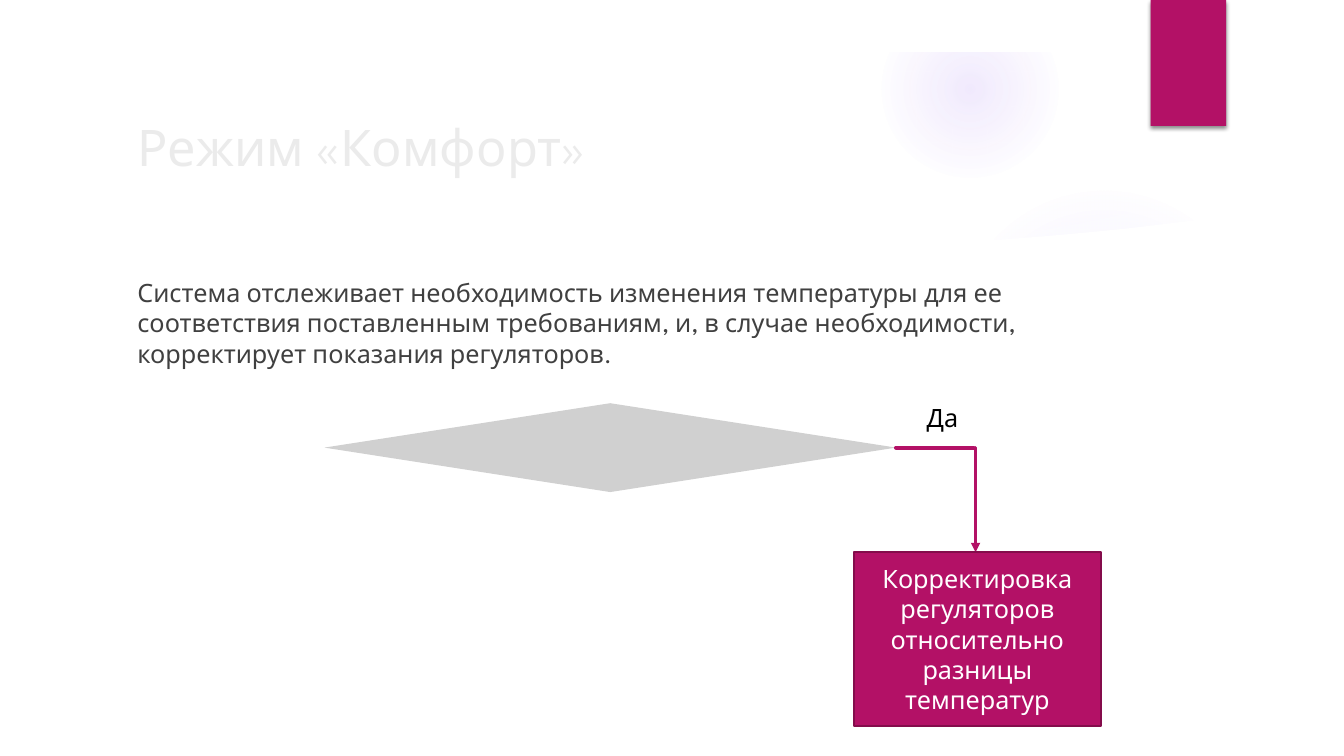
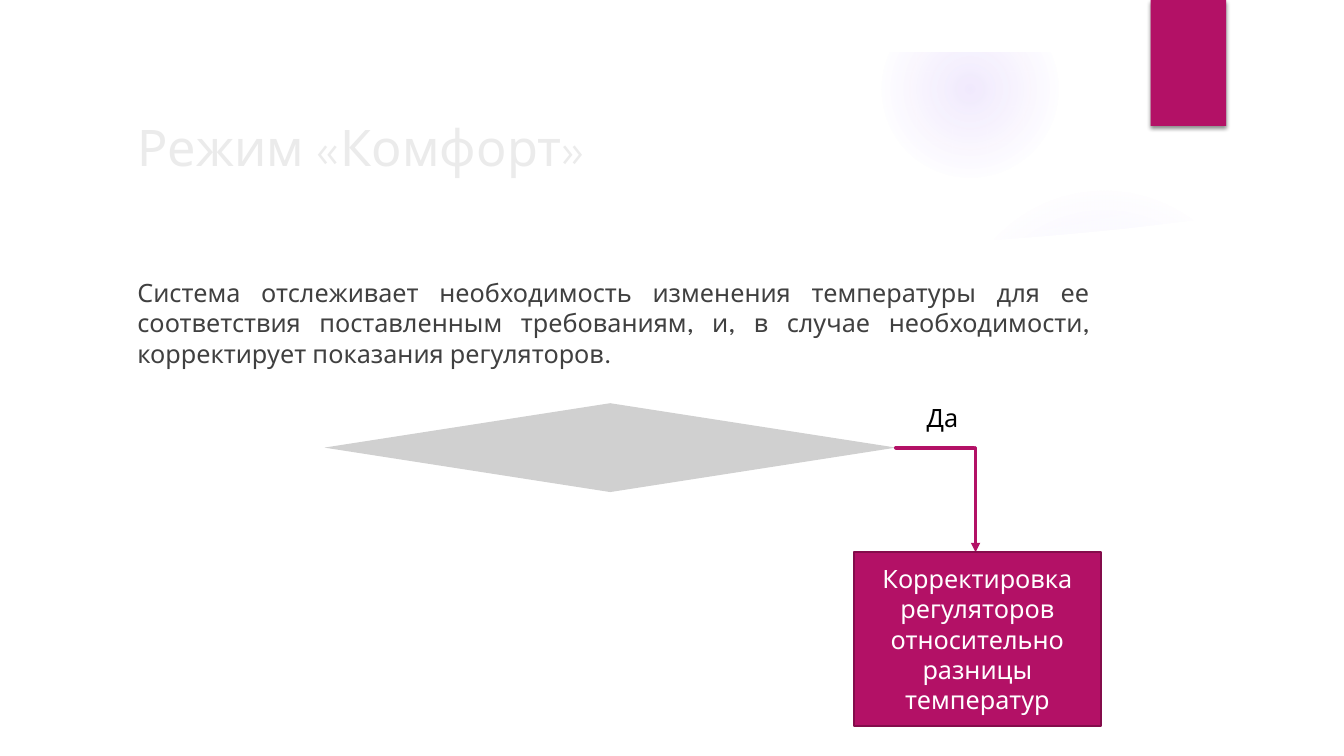
Before and after one commit to Corvin71/neuro-hack, a slide deck: slide 8 of present.pptx. Drawn at 1344x756 pixels with LibreOffice and Linux fonts; fonts in the diff are those of the drawing; grey boxes stand for pictures; background and template pictures are left out. Boxes give left, top, right and bottom in pixels: in the first picture for what was removed or moved away, otherwise in the second. Text is boxed around its words. In the diff, an @@ line names an element or a change of style, - is before the commit and + after.

```diff
--- a/present.pptx
+++ b/present.pptx
@@ text "Система отслеживает необходимость изменения температуры ..." at (137, 283, 1089, 369): alignment left to justified @@
```
Also in this commit, not shown: 1 other slide changed, 2 slides added, 1 slide removed.
